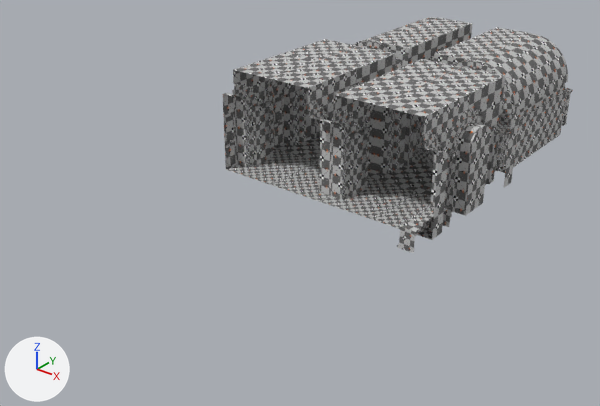
Renders of the OBJ model 3D Obj/Spawn_3.obj from each side of a commit.
Camera for both pictures: a 50 mm camera at (77.8, -134.7, 34.4) aimed at (33.3, -79.1, -0.1). The axes (+X, +Y, +Z) are drawn at lower left. The lights are the same throughout. Where no turn or scale is listed for an object, it has been applied to the vertices. Vertices at the same position are counted once.

Names of what the first picture shows: 'Spawn_3'.
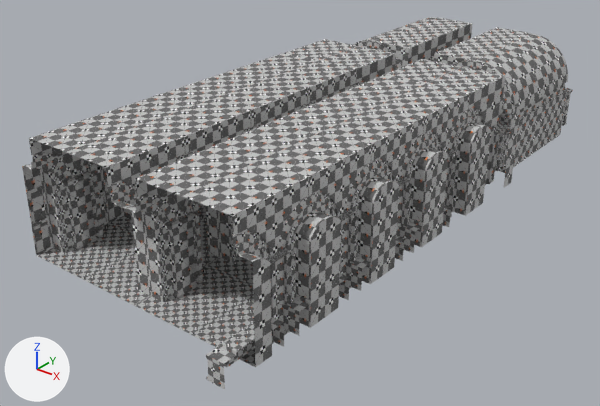
The change, as JSON lines over the scene's bpy script:
```json
{"block": "me_spawn_3", "where": "# used by ob_spawn_3; location = (0.0, 0.0, 0.0)"}
{"op": "remove", "block": "me_spawn_3", "code": "me_spawn_3.from_pydata(...)  # 11770 vertices, 21578 faces; spans x 22.4..47.0, y -80.8..-45.2, z 0.0..10.9"}
{"op": "add", "block": "me_spawn_3", "code": "me_spawn_3.from_pydata(...)  # 15247 vertices, 27866 faces; spans x 22.4..47.0, y -103.9..-45.2, z 0.0..10.9"}
{"block": "me_spawn_3", "change": "me_spawn_3 part 1: the loose piece of 88 vertices spanning x 45.2..47.0, y -80.8..-74.8, z 0.0..2.3 is copied, and the copy is moved by (0.0, -7.7, 0.0); it spans x 45.2..47.0, y -88.5..-82.5, z 0.0..2.3"}
{"block": "me_spawn_3", "change": "me_spawn_3 part 2: the loose piece of 52 vertices spanning x 45.0..46.1, y -75.3..-72.7, z 0.0..6.4 is copied, and the copy is moved by (0.0, -7.7, 0.0); it spans x 45.0..46.1, y -83.0..-80.3, z 0.0..6.4"}
{"block": "me_spawn_3", "change": "me_spawn_3 part 3: the loose piece of 88 vertices spanning x 45.2..47.0, y -80.8..-74.8, z 0.0..2.3 is copied, and the copy is moved by (0.0, -15.4, 0.0); it spans x 45.2..47.0, y -96.2..-90.2, z 0.0..2.3"}
{"block": "me_spawn_3", "change": "me_spawn_3 part 4: the loose piece of 52 vertices spanning x 45.0..46.1, y -75.3..-72.7, z 0.0..6.4 is copied, and the copy is moved by (0.0, -15.4, 0.0); it spans x 45.0..46.1, y -90.7..-88.0, z 0.0..6.4"}
{"block": "me_spawn_3", "change": "me_spawn_3 part 5: the loose piece of 88 vertices spanning x 45.2..47.0, y -80.8..-74.8, z 0.0..2.3 is copied, and the copy is moved by (0.0, -23.1, 0.0); it spans x 45.2..47.0, y -103.9..-97.9, z 0.0..2.3"}
{"block": "me_spawn_3", "change": "me_spawn_3 part 6: the loose piece of 52 vertices spanning x 45.0..46.1, y -75.3..-72.7, z 0.0..6.4 is copied, and the copy is moved by (0.0, -23.1, 0.0); it spans x 45.0..46.1, y -98.4..-95.7, z 0.0..6.4"}
{"block": "me_spawn_3", "change": "me_spawn_3 part 7: the loose piece of 63 vertices spanning x 22.4..22.5, y -71.9..-70.1, z 0.0..8.2 is copied, and the copy is moved by (0.0, -23.1, 0.0); it spans x 22.4..22.5, y -94.9..-93.2, z 0.0..8.2"}
{"block": "me_spawn_3", "change": "me_spawn_3 part 8: the loose piece of 52 vertices spanning x 23.4..24.5, y -75.3..-72.7, z 0.0..6.4 is copied, and the copy is moved by (0.0, -23.1, 0.0); it spans x 23.4..24.5, y -98.4..-95.7, z 0.0..6.4"}
{"block": "me_spawn_3", "change": "me_spawn_3 part 9: the loose piece of 52 vertices spanning x 35.6..36.7, y -75.3..-72.7, z 0.0..6.4 is copied, and the copy is moved by (0.0, -23.1, 0.0); it spans x 35.6..36.7, y -98.4..-95.7, z 0.0..6.4"}
{"block": "me_spawn_3", "change": "me_spawn_3 part 10: 2400 vertices added at x 22.4..47.0, y -100.9..-77.8, z 0.0..10.9"}
```

Changed parts and their boxes (x1, y1, x2, y2) in the pictures (600 x 406 px):
```json
{"object": "Spawn_3", "change": "reshaped", "before": [223, 17, 573, 253], "after": [22, 17, 573, 389], "on screen": "57% wider, 57% taller"}
{"part": 1, "of": "me_spawn_3", "change": "added", "after": [345, 237, 404, 291]}
{"part": 2, "of": "me_spawn_3", "change": "added", "after": [396, 178, 412, 251]}
{"part": 3, "of": "me_spawn_3", "change": "added", "after": [282, 273, 349, 335]}
{"part": 4, "of": "me_spawn_3", "change": "added", "after": [336, 211, 358, 289]}
{"part": 5, "of": "me_spawn_3", "change": "added", "after": [206, 318, 284, 389]}
{"part": 6, "of": "me_spawn_3", "change": "added", "after": [267, 250, 294, 344]}
{"part": 7, "of": "me_spawn_3", "change": "added", "after": [95, 164, 108, 225]}
{"part": 8, "of": "me_spawn_3", "change": "added", "after": [61, 171, 98, 250]}
{"part": 9, "of": "me_spawn_3", "change": "added", "after": [164, 211, 198, 298]}
{"part": 10, "of": "me_spawn_3", "change": "added", "after": [22, 70, 439, 367]}
```
